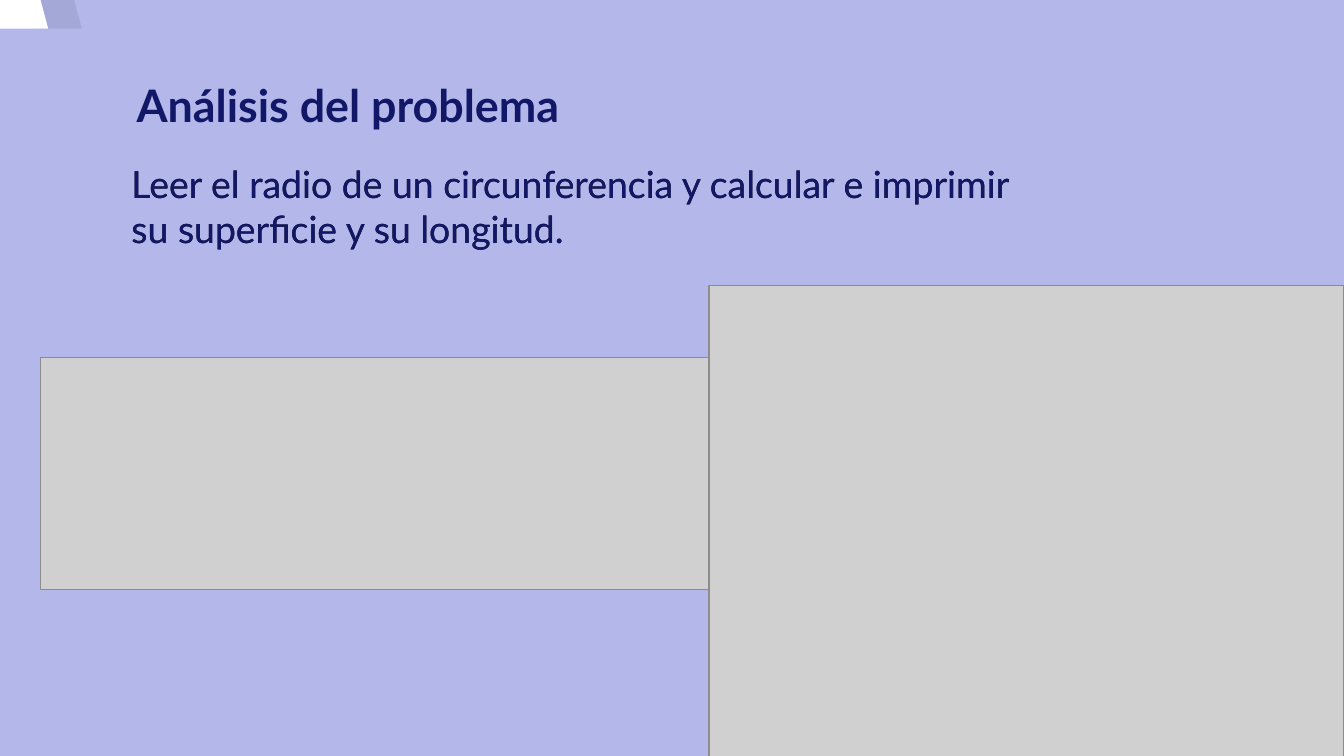
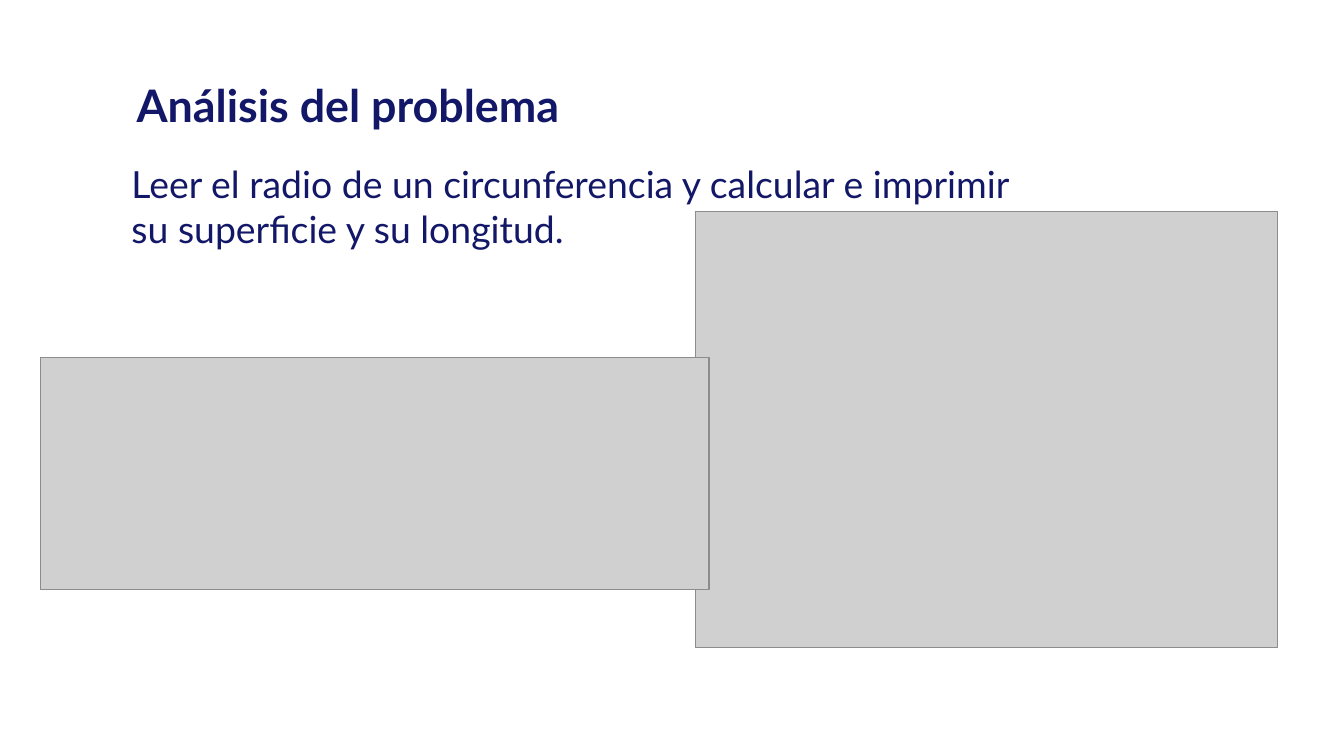
Before and after one commit to josedom24/tallerprogramacion, a slide deck: slide 4 of curso/u2/u2.odp. Drawn at 1344x756 pixels with LibreOffice and Linux fonts; fonts in the diff are those of the drawing; grey boxes stand for pictures; background and template pictures are left out. Boxes give left, top, right and bottom in pixels: in the first picture for what was removed or moved away, otherwise in the second. Text is boxed around its words. In the diff, an @@ line names an element or a change of style, - is before the commit and + after.

```diff
--- a/curso/u2/u2.odp
+++ b/curso/u2/u2.odp
@@ background #B3B7E9 to picture (left out) @@
@@ freeform shape removed at (0, 0, 1210, 756) @@
@@ freeform shape removed at (34, 0, 1243, 756) @@
@@ text "Leer el radio de un ..." at (131, 170, 1010, 250): less space between paragraphs @@
@@ picture: place and size @@
-picture at (710, 286, 1344, 756)
+picture at (696, 211, 1278, 648)
```
Also in this commit, not shown: 3 other slides changed, 3 other files.
